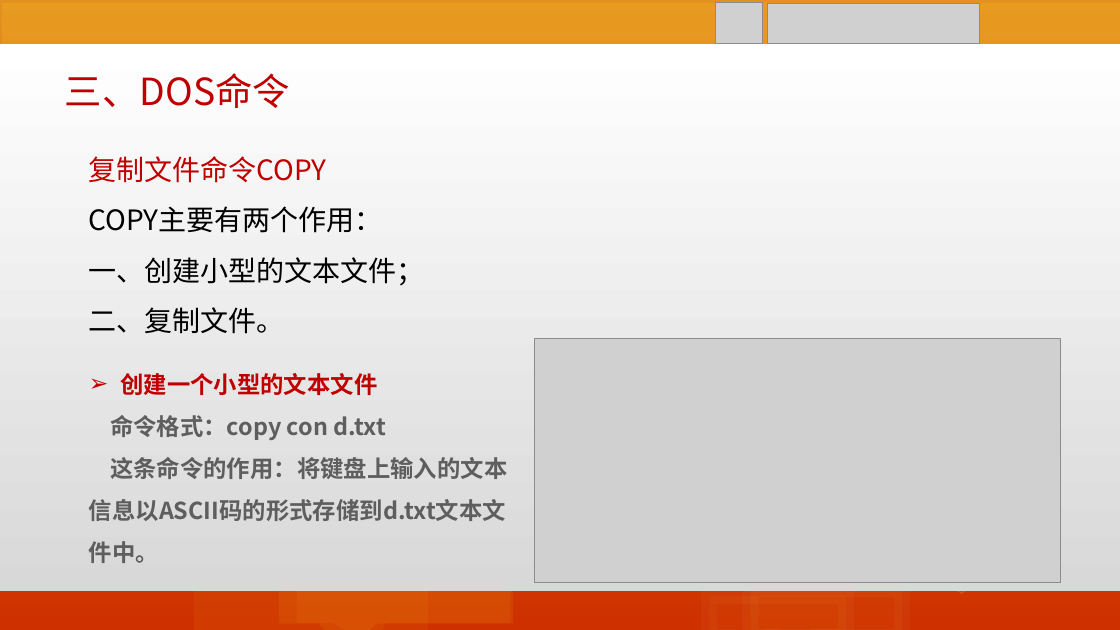
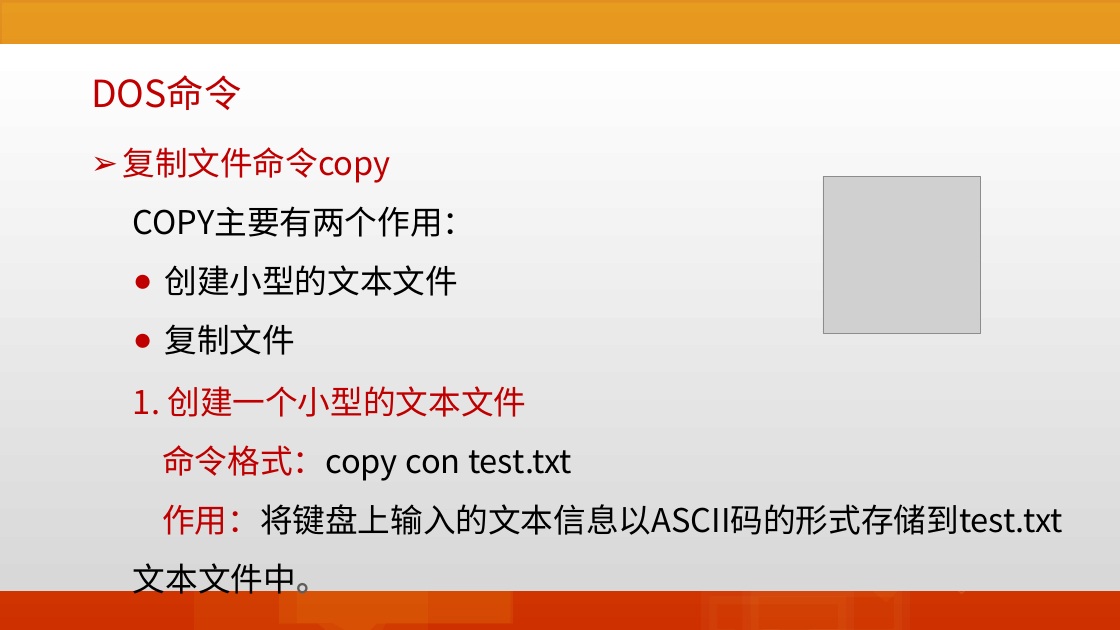
Before and after one commit to edu2act/course-informationliteracy, a slide deck: slide 25 of materials/slides/05-DOS.pptx (slide 34 before the commit). Drawn at 1120x630 pixels with LibreOffice and Linux fonts; fonts in the diff are those of the drawing; grey boxes stand for pictures. Boxes give left, top, right and bottom in pixels: in the first picture for what was removed or moved away, otherwise in the second. Text is boxed around its words. In the diff, an @@ line names an element or a change of style, - is before the commit and + after.

```diff
--- a/materials/slides/05-DOS.pptx
+++ b/materials/slides/05-DOS.pptx
@@ picture removed at <box>716,3,763,44</box> @@
@@ picture removed at <box>767,3,980,44</box> @@
@@ text at <box>91,75,241,110</box>: text changed @@
-三、DOS命令
+DOS命令
@@ text "复制文件命令copy": place and size @@
-text "复制文件命令copy" at <box>89,156,425,334</box>
+text "复制文件命令copy" at <box>122,147,476,355</box>
@@ text at <box>122,147,390,183</box>: text changed; size 24 to 28 pt @@
-复制文件命令COPY
+➢ 复制文件命令copy
@@ picture added at <box>823,176,981,334</box> @@
@@ text at <box>133,206,476,237</box>: size 24 to 28 pt in "COPY主要有两个作用："; list level 1 to 2 in "COPY主要有两个作用：" @@
@@ text at <box>164,265,458,355</box>: text changed; size 24 to 28 pt @@
-一、创建小型的文本文件；
-二、复制文件。
+  ● 创建小型的文本文件
+  ● 复制文件
@@ picture removed at <box>534,339,1061,583</box> @@
@@ text at <box>133,386,1063,599</box>: text changed; size 20 to 28 pt; text colour #5E5E5E to #000000; bold off @@
-➢ 创建一个小型的文本文件
-命令格式：copy con d.txt
-这条命令的作用：将键盘上输入的文本信息以ASCII码的形式存储到d.txt文本文件中。
+  1. 创建一个小型的文本文件
+命令格式：copy con test.txt
+作用：将键盘上输入的文本信息以ASCII码的形式存储到test.txt文本文件中。
@@ speech box added at <box>990,376,1058,428</box>, fill #FFE181 at 5% opacity, outline #FFE181 5 pt @@
@@ speech box added at <box>816,401,1049,576</box>, fill #FDC51B at 5% opacity @@
@@ speech box added at <box>918,453,1009,521</box>, fill #FFE181 at 5% opacity, outline #FFE181 1 pt @@
@@ speech box added at <box>854,481,945,549</box>, fill #FFE181 at 5% opacity, outline #FFE181 5 pt @@
```
Also in this commit, not shown: 35 other slides changed, 12 slides removed, 40 other files.
